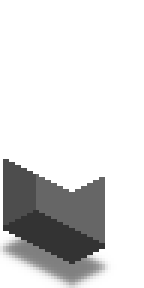
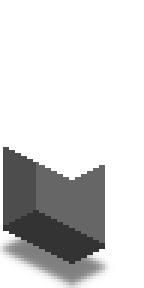
Revision of a layered w=144, h=288 image; what changed, layer by layer:
painted on "Cover" over [3, 147, 105, 192]
painted on "Side" over [36, 162, 105, 171]
painted on "Front" over [3, 147, 15, 153]
